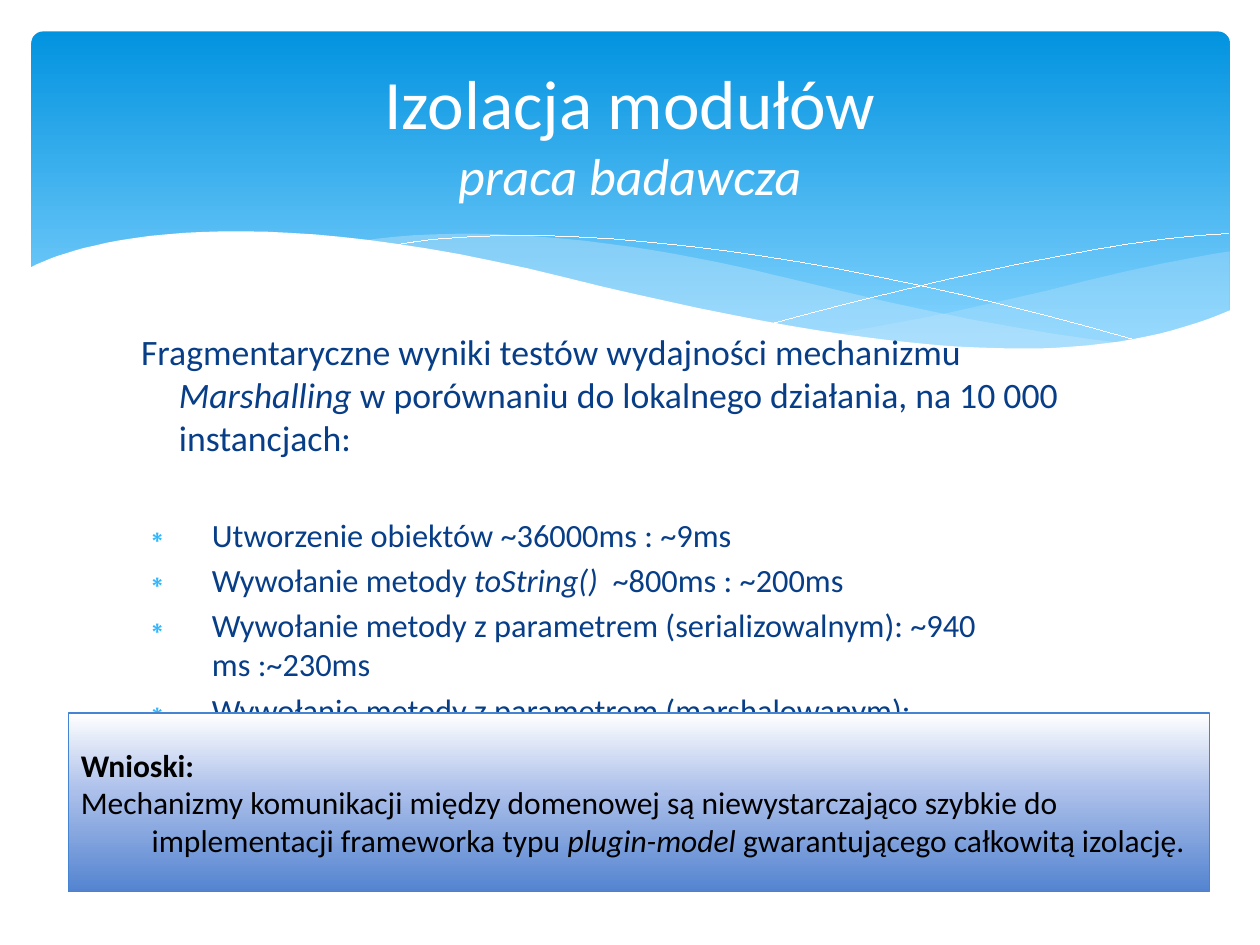
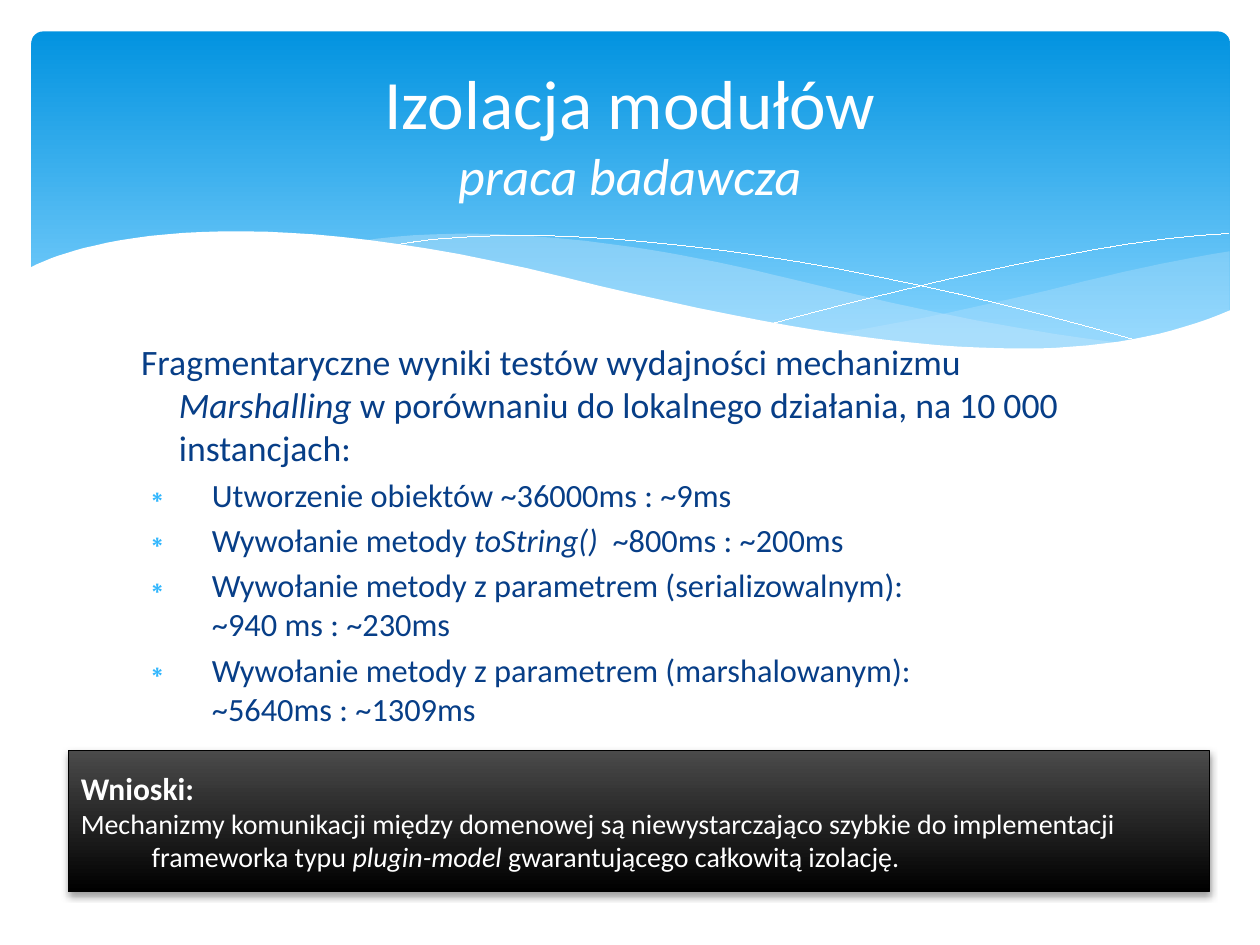
Before and after one commit to psla/Nomad, a slide deck: slide 67 of DiplomaSeminar/Presentation/Nomad.pptx (slide 65 before the commit). Drawn at 1260x945 pixels with LibreOffice and Linux fonts; fonts in the diff are those of the drawing. Boxes give left, top, right and bottom in pixels: in the first picture for what was removed or moved away, otherwise in the second. Text is boxed around its words. In the diff, an @@ line names an element or a change of style, - is before the commit and + after.

```diff
--- a/DiplomaSeminar/Presentation/Nomad.pptx
+++ b/DiplomaSeminar/Presentation/Nomad.pptx
@@ text "Fragmentaryczne wyniki testów wydajności mechanizmu ...": place and size @@
-text "Fragmentaryczne wyniki testów wydajności mechanizmu ..." at (141,336,1057,714)
+text "Fragmentaryczne wyniki testów wydajności mechanizmu ..." at (141,346,1057,722)
@@ text at (212,573,910,722): spaces changed @@
-∗ Wywołanie metody z parametrem (serializowalnym): ~940 ms :~230ms
-∗ Wywołanie metody z parametrem (marshalowanym): ~5640ms:~1309ms
+∗ Wywołanie metody z parametrem (serializowalnym):
+  ~940 ms : ~230ms
+∗ Wywołanie metody z parametrem (marshalowanym):
+  ~5640ms : ~1309ms
@@ rectangle "Wnioski:": place and size @@
-rectangle "Wnioski:" at (68,713,1210,892)
+rectangle "Wnioski:" at (68,750,1210,891)
@@ rectangle "Wnioski:" at (68,750,1210,891): text colour #000000 to #FFFFFF, size 18 to 16 pt; fill gradient #FFFFFF to #ABC0EB to #5484D1 to gradient #4B4B4B to #000000; outline #4584D3 0.75 pt to #000000 0.75 pt; shadow on @@
```
Also in this commit, not shown: 21 other slides changed, 5 slides added, 4 slides removed, 3 other files.
